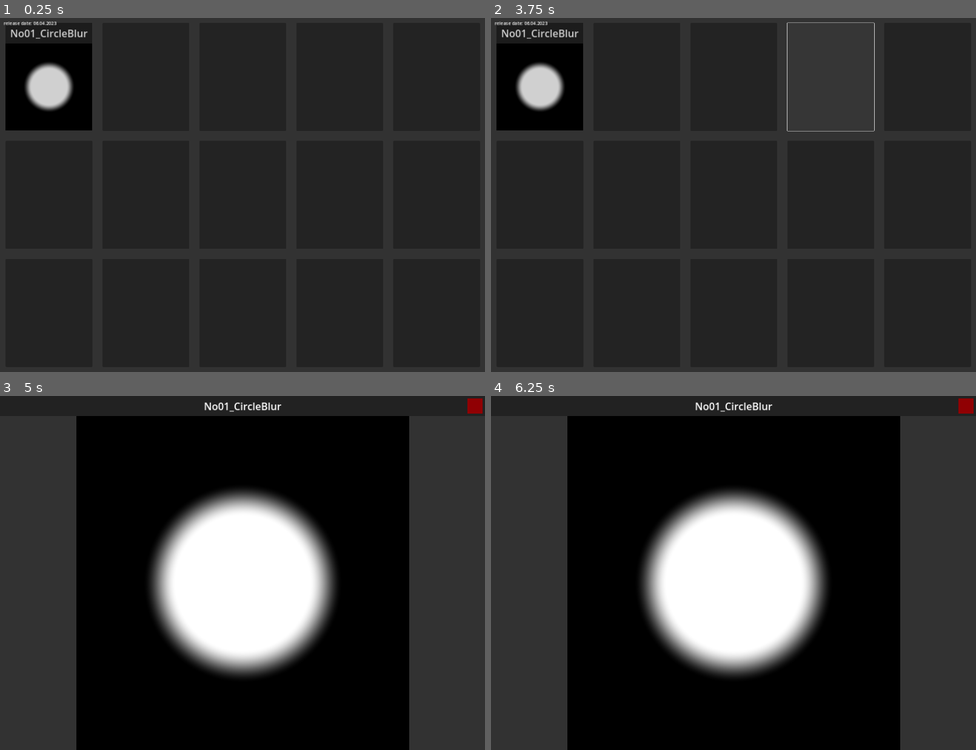
Above: before the commit, frames 1-4 (two rows, left to right).
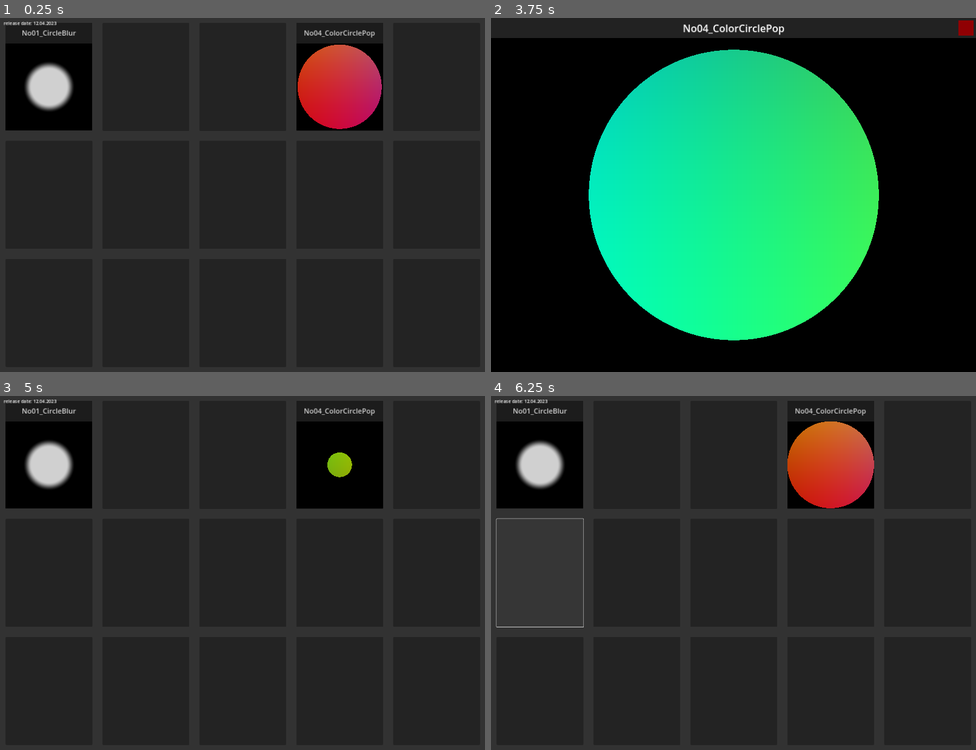
Above: after the commit, the same moments.

Repository: TechnoLukas/Godot4-Shaders
Game: Godot game, scene res://main.tscn
The game is run twice, just before and just after one commit, with the same random seed, the same clock (stepped at 60 frames per second) and the same inputs.
Inputs (mouse positions are in pixels of both pictures, inside the frame that each line leads up to; where the layout moved, square brackets give the same spot in the first picture):
- Up to frame 1 (0.25 s): no input
- Up to frame 2 (3.75 s): click (539, 78) at 0.52 s; click (966, 28) at 1.25 s; click (636, 78) at 2.02 s; click (733, 78) at 2.77 s; click (830, 78) at 3.52 s
- Up to frame 3 (5 s): click (475, 406) [48, 456] at 4.25 s
- Up to frame 4 (6.25 s): click (927, 456) at 5.02 s; click (539, 573) at 5.77 s

The runs differ from the first frame. In frame 1, 4.7% of the frame differs, in the area x 2-79%, y 1-32%; in frame 2, 92%, in the area x 0-100%, y 0-100%; in frame 3, 62%; in frame 4, 65%.

Commit message:
No04_ColorCirclePop

Diff:
--- a/main.tscn
+++ b/main.tscn
@@ -1,22 +1,26 @@
-[gd_scene load_steps=10 format=3 uid="uid://cvjcdr57r7qbg"]
-
+[gd_scene load_steps=12 format=3 uid="uid://dqqxtntq4v46n"]
+
+[ext_resource type="Shader" path="res://shaders/shader_No1_Small.gdshader" id="1_50gw8"]
 [ext_resource type="Script" path="res://changescene.gd" id="1_fjke5"]
-[ext_resource type="Shader" path="res://shaders/shader.gdshader" id="1_iss6j"]
+[ext_resource type="Shader" path="res://shaders/shader_No4_Small.gdshader" id="3_u1fnb"]
 
 [sub_resource type="Theme" id="Theme_bhqtq"]
 
 [sub_resource type="CanvasItemMaterial" id="CanvasItemMaterial_6t0se"]
 
-[sub_resource type="ShaderMaterial" id="ShaderMaterial_c5uym"]
-shader = ExtResource("1_iss6j")
+[sub_resource type="ShaderMaterial" id="ShaderMaterial_c72jh"]
+shader = ExtResource("1_50gw8")
 
 [sub_resource type="StyleBoxFlat" id="StyleBoxFlat_vjlwb"]
 bg_color = Color(0, 0, 0, 0.184314)
 
 [sub_resource type="ShaderMaterial" id="ShaderMaterial_i73js"]
-shader = ExtResource("1_iss6j")
+shader = ExtResource("1_50gw8")
 
 [sub_resource type="CanvasTexture" id="CanvasTexture_qkgb5"]
+
+[sub_resource type="ShaderMaterial" id="ShaderMaterial_ja7cp"]
+shader = ExtResource("3_u1fnb")
 
 [sub_resource type="Theme" id="Theme_bnp8s"]
 Label/font_sizes/font_size = 18
@@ -79,13 +83,13 @@
 anchor_bottom = 1.0
 grow_horizontal = 2
 grow_vertical = 2
-theme_override_font_sizes/font_size = 40
+theme_override_font_sizes/font_size = 28
 text = "No01_CircleBlur"
 horizontal_alignment = 1
 vertical_alignment = 1
 
 [node name="ColorRect" type="ColorRect" parent="ColorRect/VBoxContainer/HBoxContainer/button1"]
-material = SubResource("ShaderMaterial_c5uym")
+material = SubResource("ShaderMaterial_c72jh")
 layout_mode = 1
 anchors_preset = 10
 anchor_right = 1.0
@@ -102,7 +106,7 @@
 grow_vertical = 2
 theme_override_styles/normal = SubResource("StyleBoxFlat_vjlwb")
 script = ExtResource("1_fjke5")
-scene = "res://No01_CircleBlur.tscn"
+scene = "res://scenes/No01_CircleBlur.tscn"
 
 [node name="Sprite2D" type="Sprite2D" parent="ColorRect/VBoxContainer/HBoxContainer/button1"]
 visible = false
@@ -123,6 +127,46 @@
 layout_mode = 2
 size_flags_horizontal = 3
 
+[node name="titlebar" type="ColorRect" parent="ColorRect/VBoxContainer/HBoxContainer/button4"]
+layout_mode = 1
+anchors_preset = 10
+anchor_right = 1.0
+offset_bottom = 80.0
+grow_horizontal = 2
+color = Color(0.133333, 0.133333, 0.133333, 1)
+
+[node name="title" type="Label" parent="ColorRect/VBoxContainer/HBoxContainer/button4/titlebar"]
+layout_mode = 1
+anchors_preset = 15
+anchor_right = 1.0
+anchor_bottom = 1.0
+grow_horizontal = 2
+grow_vertical = 2
+theme_override_font_sizes/font_size = 28
+text = "No04_ColorCirclePop"
+horizontal_alignment = 1
+vertical_alignment = 1
+
+[node name="ColorRect" type="ColorRect" parent="ColorRect/VBoxContainer/HBoxContainer/button4"]
+material = SubResource("ShaderMaterial_ja7cp")
+layout_mode = 1
+anchors_preset = 10
+anchor_right = 1.0
+offset_top = 80.0
+offset_bottom = 424.0
+grow_horizontal = 2
+
+[node name="button" type="Button" parent="ColorRect/VBoxContainer/HBoxContainer/button4"]
+layout_mode = 1
+anchors_preset = 15
+anchor_right = 1.0
+anchor_bottom = 1.0
+grow_horizontal = 2
+grow_vertical = 2
+theme_override_styles/normal = SubResource("StyleBoxFlat_vjlwb")
+script = ExtResource("1_fjke5")
+scene = "res://scenes/No04_ColorCirclePop.tscn"
+
 [node name="button5" type="Button" parent="ColorRect/VBoxContainer/HBoxContainer"]
 layout_mode = 2
 size_flags_horizontal = 3
@@ -187,6 +231,7 @@
 offset_bottom = 36.0
 size_flags_horizontal = 4
 theme = SubResource("Theme_bnp8s")
-text = "release date: 06.04.2023"
+text = "release date: 12.04.2023"
 
 [connection signal="pressed" from="ColorRect/VBoxContainer/HBoxContainer/button1/button" to="ColorRect/VBoxContainer/HBoxContainer/button1/button" method="_on_pressed"]
+[connection signal="pressed" from="ColorRect/VBoxContainer/HBoxContainer/button4/button" to="ColorRect/VBoxContainer/HBoxContainer/button4/button" method="_on_pressed"]
--- a/project.godot
+++ b/project.godot
@@ -7,6 +7,10 @@
 ;   param=value ; assign values to parameters
 
 config_version=5
+
+[android]
+
+modules="org/godotengine/godot/GodotMidiIn"
 
 [application]
 
--- a/No01_CircleBlur.tscn
+++ b/scenes/No01_CircleBlur.tscn
@@ -1,13 +1,13 @@
-[gd_scene load_steps=5 format=3 uid="uid://c1528p12jaaw1"]
+[gd_scene load_steps=5 format=3 uid="uid://d332fe1w2h4k8"]
 
-[ext_resource type="Script" path="res://changescene.gd" id="1_3bpq8"]
-[ext_resource type="Shader" path="res://shaders/shader.gdshader" id="1_iss6j"]
+[ext_resource type="Script" path="res://changescene.gd" id="1_dxlxq"]
+[ext_resource type="Shader" path="res://shaders/shader_No1_Big.gdshader" id="2_h4qve"]
 
 [sub_resource type="StyleBoxFlat" id="StyleBoxFlat_eg16j"]
 bg_color = Color(0.564706, 0, 0.0117647, 1)
 
-[sub_resource type="ShaderMaterial" id="ShaderMaterial_x8c81"]
-shader = ExtResource("1_iss6j")
+[sub_resource type="ShaderMaterial" id="ShaderMaterial_qibtv"]
+shader = ExtResource("2_h4qve")
 
 [node name="Control" type="Control"]
 layout_mode = 3
@@ -60,18 +60,17 @@
 grow_horizontal = 0
 grow_vertical = 2
 theme_override_styles/normal = SubResource("StyleBoxFlat_eg16j")
-script = ExtResource("1_3bpq8")
+script = ExtResource("1_dxlxq")
 scene = "res://main.tscn"
 
 [node name="ColorRect" type="ColorRect" parent="ColorRect"]
-material = SubResource("ShaderMaterial_x8c81")
+material = SubResource("ShaderMaterial_qibtv")
 layout_mode = 1
-anchors_preset = 10
+anchors_preset = 15
 anchor_right = 1.0
-offset_left = 300.0
+anchor_bottom = 1.0
 offset_top = 80.0
-offset_right = -300.0
-offset_bottom = 1400.0
 grow_horizontal = 2
+grow_vertical = 2
 
 [connection signal="pressed" from="ColorRect/titlebar/ColorRect" to="ColorRect/titlebar/ColorRect" method="_on_pressed"]
--- /dev/null
+++ b/scenes/No04_ColorCirclePop.tscn
@@ -0,0 +1,76 @@
+[gd_scene load_steps=5 format=3 uid="uid://binq0vni2ajwt"]
+
+[ext_resource type="Script" path="res://changescene.gd" id="1_mdhjy"]
+[ext_resource type="Shader" path="res://shaders/shader_No4_Big.gdshader" id="2_fhuhm"]
+
+[sub_resource type="StyleBoxFlat" id="StyleBoxFlat_eg16j"]
+bg_color = Color(0.564706, 0, 0.0117647, 1)
+
+[sub_resource type="ShaderMaterial" id="ShaderMaterial_ryt1w"]
+shader = ExtResource("2_fhuhm")
+
+[node name="Control" type="Control"]
+layout_mode = 3
+anchors_preset = 15
+anchor_right = 1.0
+anchor_bottom = 1.0
+grow_horizontal = 2
+grow_vertical = 2
+
+[node name="ColorRect" type="ColorRect" parent="."]
+layout_mode = 1
+anchors_preset = 15
+anchor_right = 1.0
+anchor_bottom = 1.0
+grow_horizontal = 2
+grow_vertical = 2
+color = Color(0.196078, 0.196078, 0.196078, 1)
+
+[node name="titlebar" type="ColorRect" parent="ColorRect"]
+layout_mode = 1
+anchors_preset = 10
+anchor_right = 1.0
+offset_bottom = 80.0
+grow_horizontal = 2
+color = Color(0.133333, 0.133333, 0.133333, 1)
+
+[node name="title" type="Label" parent="ColorRect/titlebar"]
+layout_mode = 1
+anchors_preset = 15
+anchor_right = 1.0
+anchor_bottom = 1.0
+grow_horizontal = 2
+grow_vertical = 2
+theme_override_font_sizes/font_size = 40
+text = "No04_ColorCirclePop"
+horizontal_alignment = 1
+vertical_alignment = 1
+
+[node name="ColorRect" type="Button" parent="ColorRect/titlebar"]
+layout_mode = 1
+anchors_preset = -1
+anchor_left = 1.0
+anchor_top = 0.5
+anchor_right = 1.0
+anchor_bottom = 0.5
+offset_left = -70.0
+offset_top = -30.0
+offset_right = -10.0
+offset_bottom = 30.0
+grow_horizontal = 0
+grow_vertical = 2
+theme_override_styles/normal = SubResource("StyleBoxFlat_eg16j")
+script = ExtResource("1_mdhjy")
+scene = "res://main.tscn"
+
+[node name="ColorRect" type="ColorRect" parent="ColorRect"]
+material = SubResource("ShaderMaterial_ryt1w")
+layout_mode = 1
+anchors_preset = 15
+anchor_right = 1.0
+anchor_bottom = 1.0
+offset_top = 80.0
+grow_horizontal = 2
+grow_vertical = 2
+
+[connection signal="pressed" from="ColorRect/titlebar/ColorRect" to="ColorRect/titlebar/ColorRect" method="_on_pressed"]
--- /dev/null
+++ b/shaders/shader_No1_Big.gdshader
@@ -0,0 +1,21 @@
+//No01_CircleBlur
+
+//based on https://inspirnathan.com/posts/47-shadertoy-tutorial-part-1/
+//see more info about shaders here --> https://github.com/TechnoLukas/My-favourite-shaders-links
+
+shader_type canvas_item;
+void fragment() {
+
+vec2 uv = FRAGCOORD.xy.xy/(1.0/SCREEN_PIXEL_SIZE).xy;
+
+uv -=.5;
+uv.x *= (1.0/SCREEN_PIXEL_SIZE).x/(1.0/SCREEN_PIXEL_SIZE).y;
+float d  = length(uv);
+float r = .3;
+
+float c = smoothstep(r,r-.1,d);
+
+//if (c<0.3) c = 0.; else c=1.;
+
+COLOR=vec4(vec3(c),1.);
+}
--- /dev/null
+++ b/shaders/shader_No4_Big.gdshader
@@ -0,0 +1,25 @@
+//No04_ColorCirclePop
+
+//based on https://inspirnathan.com/posts/47-shadertoy-tutorial-part-1/
+//see more info about shaders here --> https://github.com/TechnoLukas/My-favourite-shaders-links
+
+shader_type canvas_item;
+vec3 sdfCircle(vec2 uv, float r) {
+    float x = uv.x;
+    float y = uv.y;
+
+    float d = length(vec2(x, y)) - r;
+
+    return d > 0. ? vec3(0.) : 0.5 + 0.5 * cos(TIME + uv.xyx + vec3(0,2,4));
+}
+
+void fragment() {
+
+  vec2 uv = FRAGCOORD.xy/(1.0/SCREEN_PIXEL_SIZE).xy; // <0,1>
+  uv-=0.5;
+  uv.x *= (1.0/SCREEN_PIXEL_SIZE).x/(1.0/SCREEN_PIXEL_SIZE).y; // fix aspect ratio
+  vec3 col = sdfCircle(uv, abs(cos(TIME)*0.5)); // Call this function on each pixel to check if the coordinate lies inside or outside of the circle
+
+  // Output to screen
+  COLOR = vec4(col,1.0);
+}
--- /dev/null
+++ b/shaders/shader_No4_Small.gdshader
@@ -0,0 +1,25 @@
+//No04_ColorCirclePop
+
+//based on https://inspirnathan.com/posts/47-shadertoy-tutorial-part-1/
+//see more info about shaders here --> https://github.com/TechnoLukas/My-favourite-shaders-links
+
+shader_type canvas_item;
+vec3 sdfCircle(vec2 uv, float r) {
+    float x = uv.x;
+    float y = uv.y;
+
+    float d = length(vec2(x, y)) - r;
+
+    return d > 0. ? vec3(0.) : 0.5 + 0.5 * cos(TIME + uv.xyx + vec3(0,2,4));
+}
+
+void fragment() {
+
+ vec2 uv = UV;
+	uv.y=uv.y-0.5;
+	uv.x=uv.x-0.5;
+	vec3 col = sdfCircle(uv, abs(cos(TIME)*0.5)); // Call this function on each pixel to check if the coordinate lies inside or outside of the circle
+
+	// Output to screen
+	COLOR = vec4(col,1.0);
+}
Binary file added: images/No04_ColorCirclePop.png
Not shown, added: images/No04_ColorCirclePop.png.import
Binary file added: images/SceneSwitcher2.png
Not shown, added: images/SceneSwitcher2.png.import
Renamed: shaders/shader.gdshader -> shaders/shader_No1_Small.gdshader
Not shown, changed: README.md
